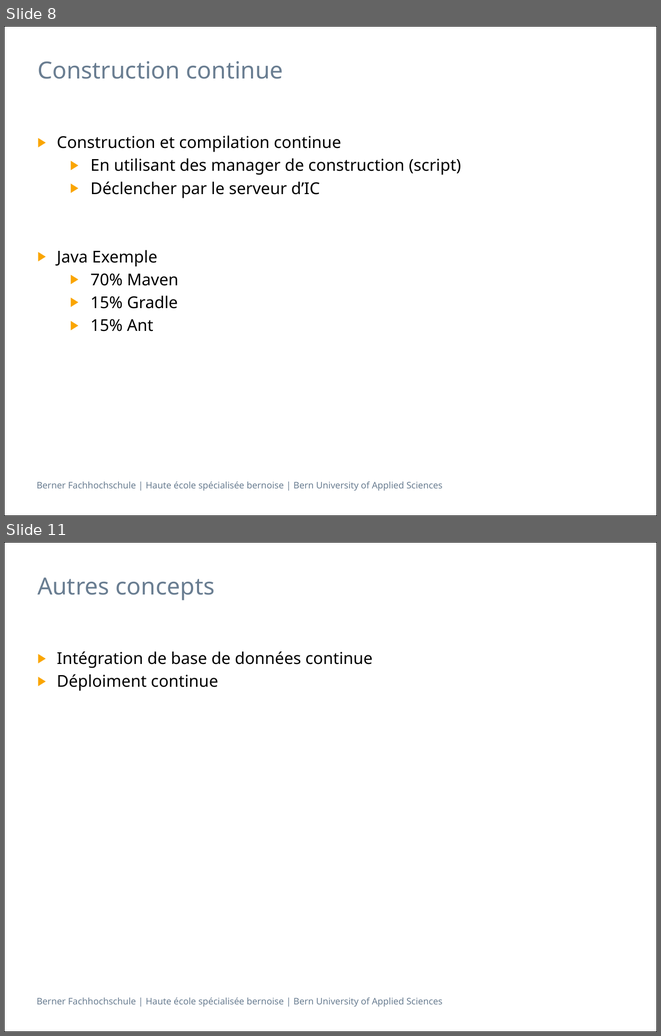
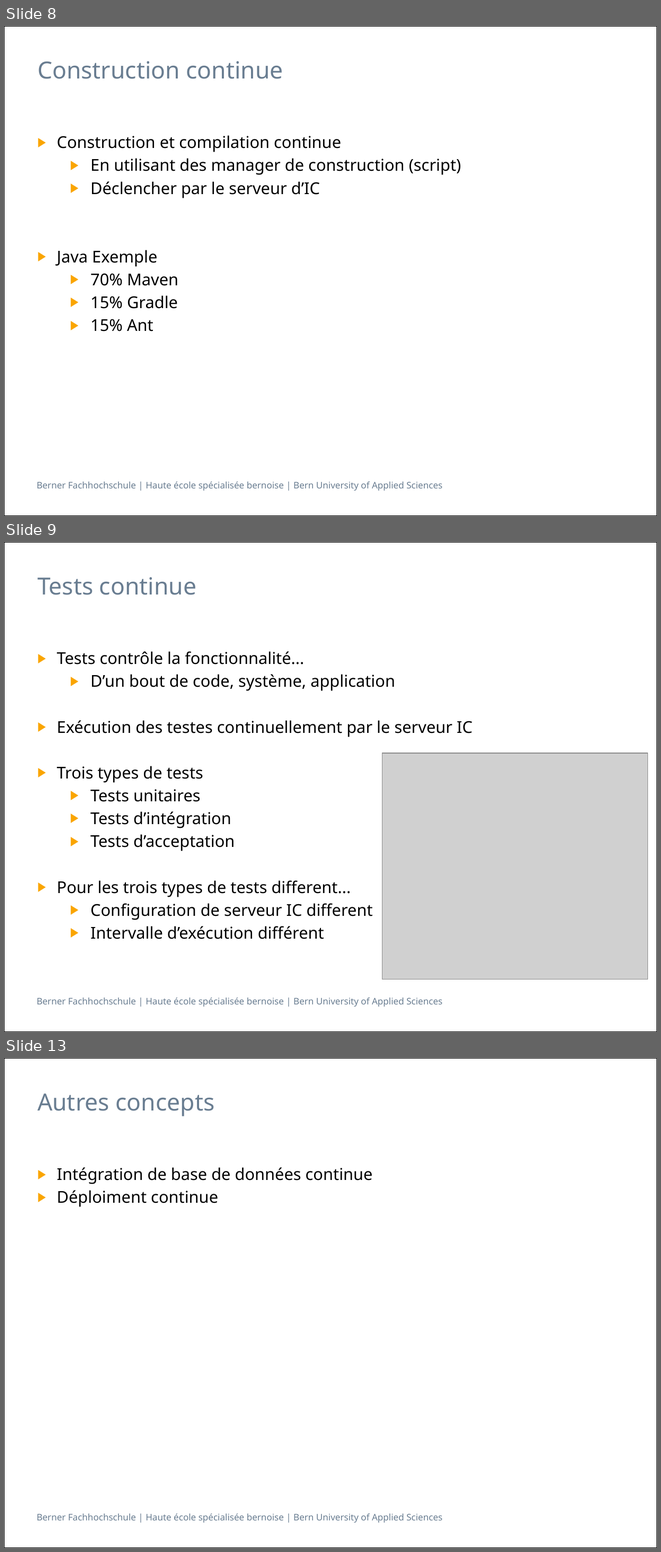
Before and after one commit to h3ll5ur7er/InfoSeminar, a slide deck: continuousIntegration/Infseminar_IntegrationContinue_aescd5.pptx. Shown one above the other, each under a label of ours: slides 8 and 11 before the commit, slides 8, 9 and 13 after it; the slides between them are not shown. The pictures are 661x1036 and 661x1552 pixels, drawn with LibreOffice and Linux fonts; fonts in the diff are those of the drawing; grey boxes stand for pictures. Boxes give left, top, right and bottom in pixels: in the first picture for what was removed or moved away, otherwise in the second. Text is boxed around its words. In the diff, an @@ line names an element or a change of style, - is before the commit and + after.

```diff
--- a/continuousIntegration/Infseminar_IntegrationContinue_aescd5.pptx
+++ b/continuousIntegration/Infseminar_IntegrationContinue_aescd5.pptx
@@ slide 9 added at box(4, 542, 657, 1032), background #FFFFFF; not listed: 2 template elements that a slide beside it also shows @@
@@ title added at box(37, 577, 196, 595), 26 pt, text #697D91 @@
+Tests continue
@@ text added at box(57, 651, 473, 939), 18 pt, text #000000 @@
+▶ Tests contrôle la fonctionnalité...
+  ▶ D’un bout de code, système, application
+▶ Exécution des testes continuellement par le serveur IC
+▶ Trois types de tests
+  ▶ Tests unitaires
+  ▶ Tests d’intégration
+  ▶ Tests d’acceptation
+▶ Pour les trois types de tests different...
+  ▶ Configuration de serveur IC different
+  ▶ Intervalle d’exécution différent
@@ picture added at box(382, 753, 648, 979) @@
@@ what was slide 11 is now slide 13 @@
```
Also in this commit, not shown: 3 slides changed, 6 other slides added, 2 slides removed, 26 other files.
